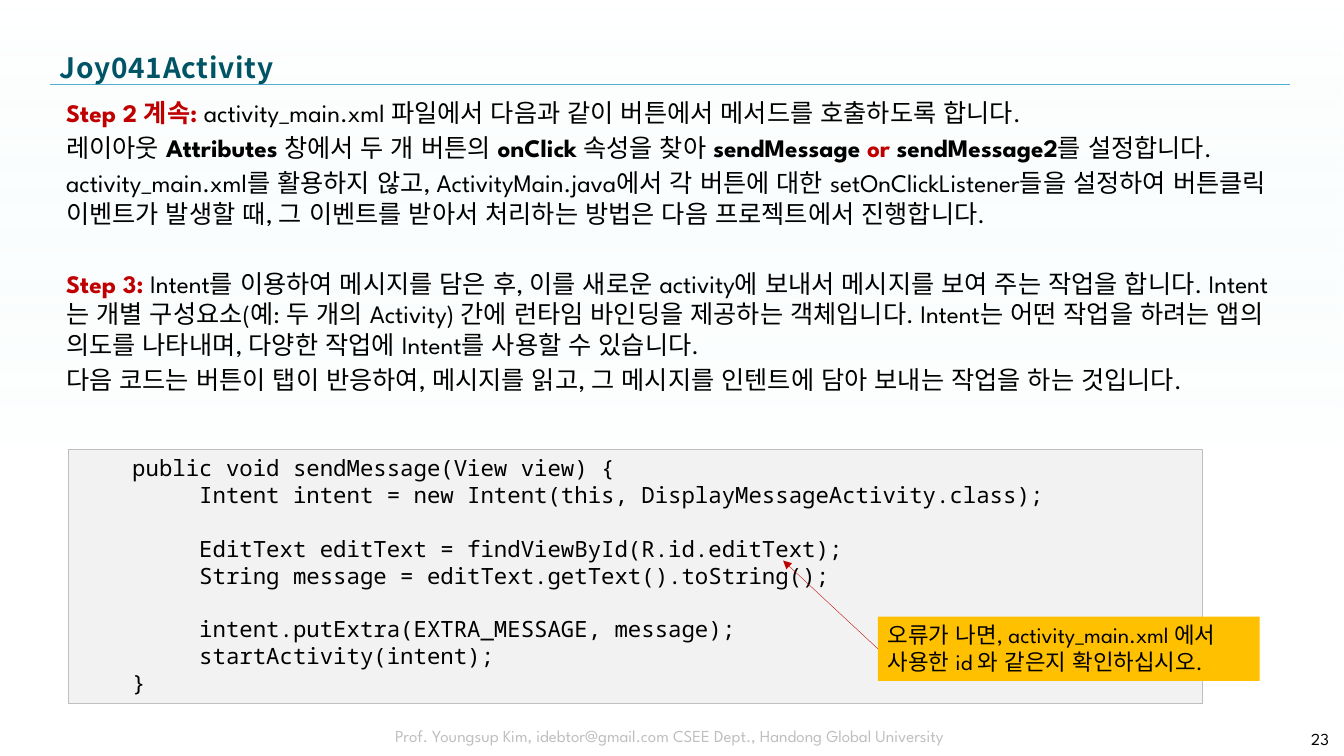
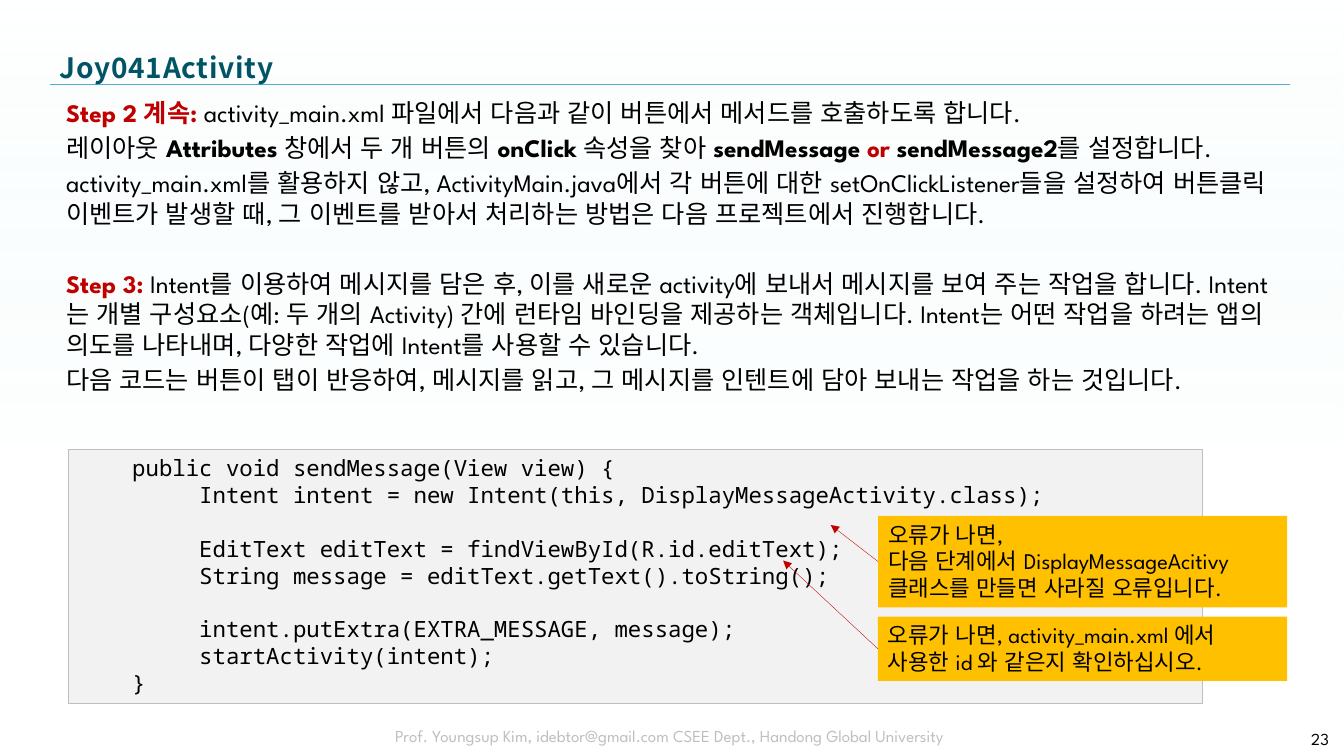
Before and after one commit to tae7841/HuStarAS, a slide deck: slide 23 of ppts/04Activity.pptx. Drawn at 1344x756 pixels with LibreOffice and Linux fonts; fonts in the diff are those of the drawing; background and template pictures are left out. Boxes give left, top, right and bottom in pixels: in the first picture for what was removed or moved away, otherwise in the second. Text is boxed around its words. In the diff, an @@ line names an element or a change of style, - is before the commit and + after.

```diff
--- a/ppts/04Activity.pptx
+++ b/ppts/04Activity.pptx
@@ arrow added from (878, 562) to (831, 525), #C00000 0.25 pt @@
@@ rectangle added at <box>878,516,1288,608</box>, fill #FFC000, 16 pt, text #000000 @@
+오류가 나면,
+다음 단계에서 DisplayMessageAcitivy
+클래스를 만들면 사라질 오류입니다.
@@ rectangle "오류가 나면, activity_main.xml 에서 사용한 ...": place and size @@
-rectangle "오류가 나면, activity_main.xml 에서 사용한 ..." at <box>878,617,1260,682</box>
+rectangle "오류가 나면, activity_main.xml 에서 사용한 ..." at <box>878,617,1288,682</box>
```
Also in this commit, not shown: 3 other slides changed, 1 slide added.
